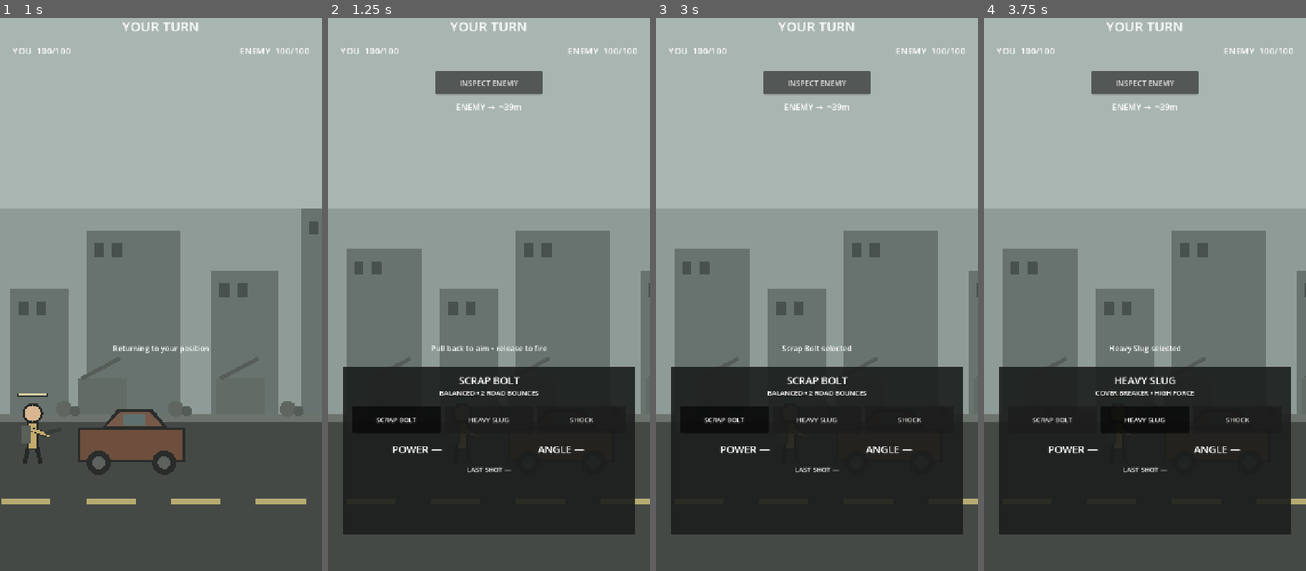
Above: before the commit, frames 1-4 (left to right).
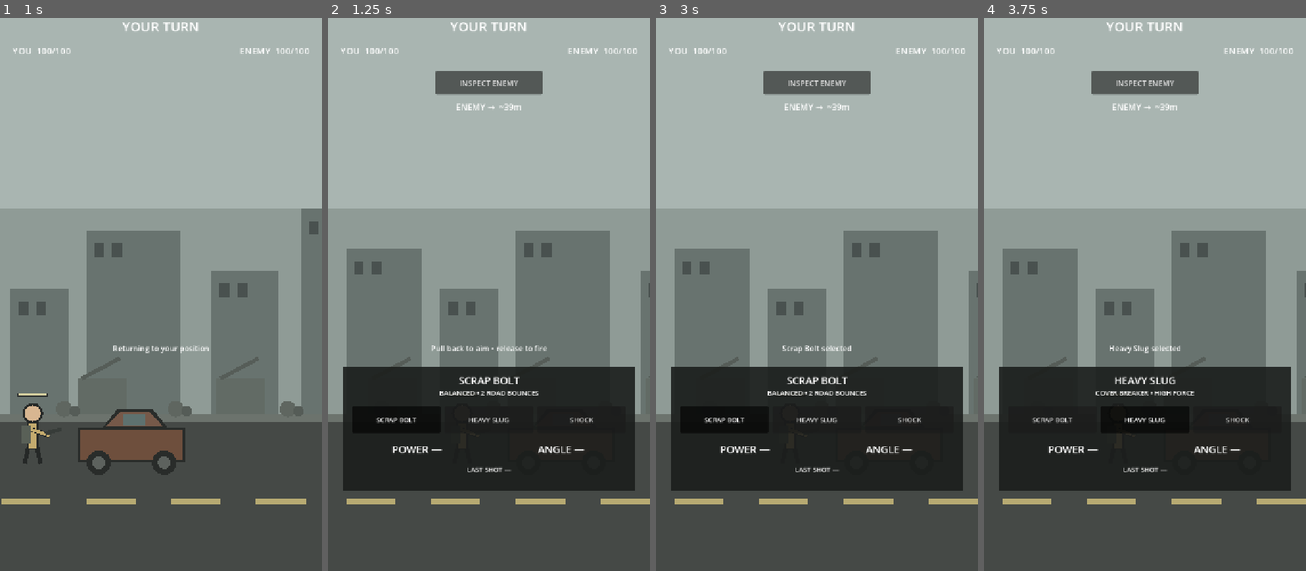
Above: after the commit, the same moments.

Repository: phantompixel-developer/FortKnocks
Game: Godot game, scene res://game/battle/battle.tscn
The game is run twice, just before and just after one commit, with the same random seed, the same clock (stepped at 60 frames per second) and the same inputs.
Inputs (mouse positions are in pixels of both pictures, inside the frame that each line leads up to):
- Up to frame 1 (1 s): move the mouse to (231, 255) at 0.52 s; click (231, 255) at 0.67 s
- Up to frame 2 (1.25 s): no input
- Up to frame 3 (3 s): click "INSPECT ENEMY" at 1.25 s; tap Enter at 2 s; drag from (752, 311) to (800, 399) at 2.02 s; click "SCRAP BOLT" at 2.75 s
- Up to frame 4 (3.75 s): click "HEAVY SLUG" at 3.5 s

Frame 1 is identical in both runs. In frame 2, 7.2% of the frame differs, in the area x 4-96%, y 85-94%; in frame 3, 7.2%; in frame 4, 7.2%.

Commit message:
fix: tighten combat deck footprint

Diff:
--- a/game/battle/battle.tscn
+++ b/game/battle/battle.tscn
@@ -189,7 +189,7 @@
 offset_left = 32.0
 offset_top = 824.0
 offset_right = 688.0
-offset_bottom = 1198.0
+offset_bottom = 1102.0
 mouse_filter = 2
 color = Color(0.105, 0.115, 0.108, 0.9)
 
